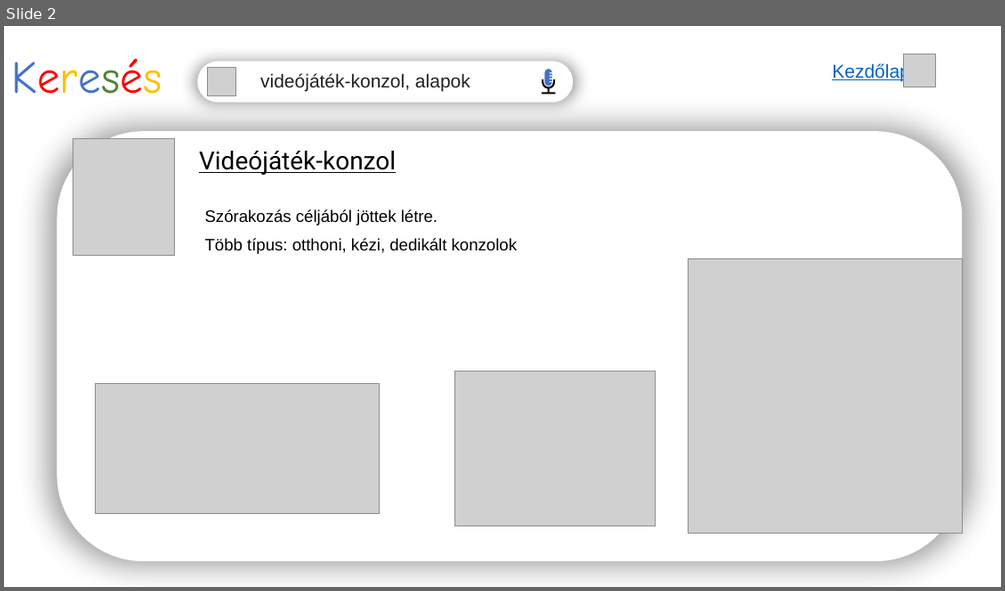
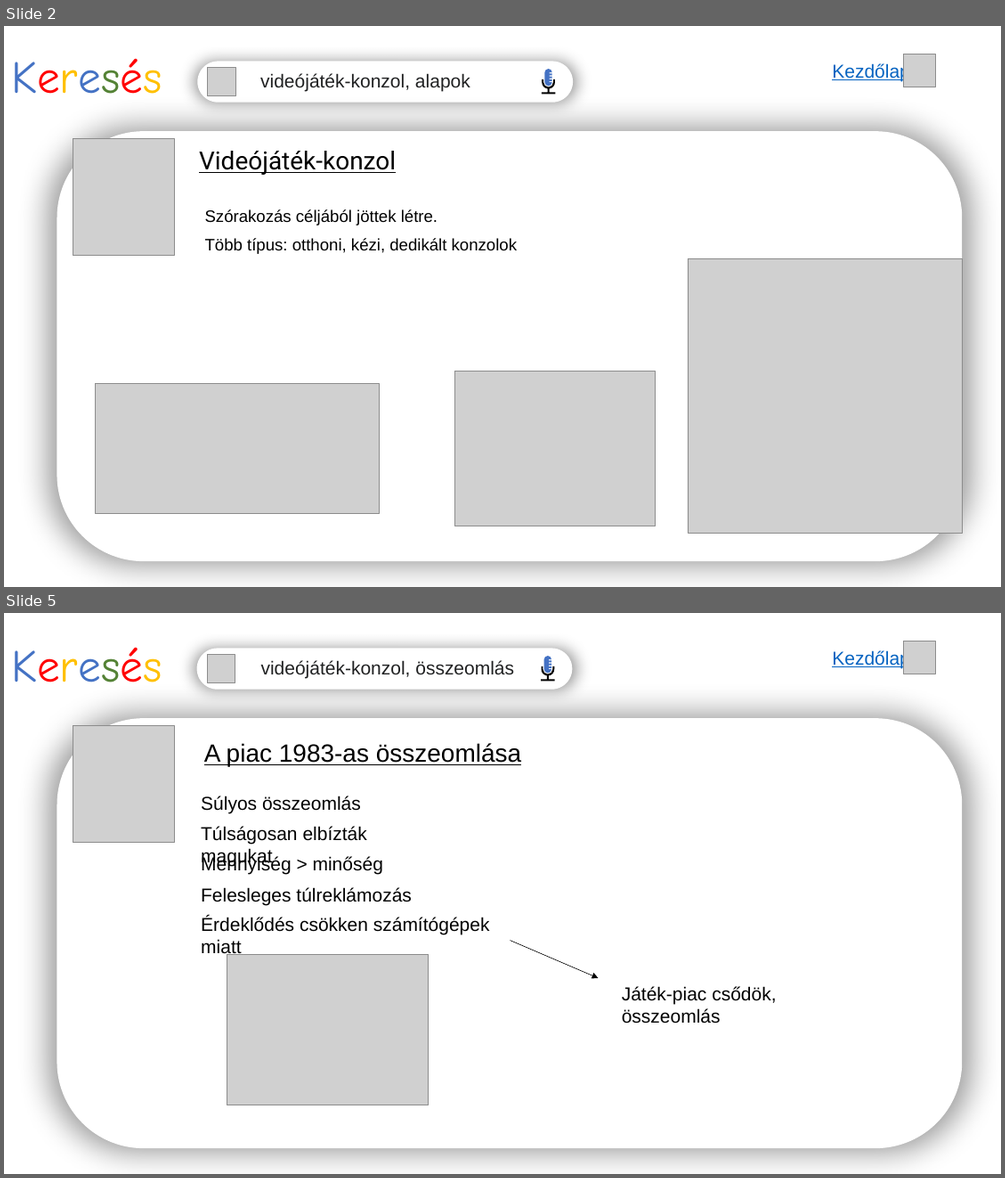
Before and after one commit to acsnorbika/ppt, a slide deck: ikt.pptx. Shown one above the other, each under a label of ours: slide 2 before the commit, slides 2 and 5 after it; the slides between them are not shown. The pictures are 1005x591 and 1005x1178 pixels, drawn with LibreOffice and Linux fonts; fonts in the diff are those of the drawing; grey boxes stand for pictures. Boxes give left, top, right and bottom in pixels: in the first picture for what was removed or moved away, otherwise in the second. Text is boxed around its words. In the diff, an @@ line names an element or a change of style, - is before the commit and + after.

Commit message:
videójáték-konzol kész diasor

```diff
--- a/ikt.pptx
+++ b/ikt.pptx
@@ slide 5 added at bbox=[4, 613, 1001, 1174], background #FFFFFF @@
@@ title added at bbox=[11, 647, 162, 682], 44 pt, text #4472C4 @@
+Keresés
@@ rounded rectangle added at bbox=[197, 648, 573, 690], fill #FFFFFF @@
@@ picture added at bbox=[207, 655, 235, 683] @@
@@ text added at bbox=[261, 660, 514, 679], 18 pt, text #202122 @@
+videójáték-konzol, összeomlás
@@ freeform shape added at bbox=[544, 656, 551, 673], fill #4472C4 @@
@@ text added at bbox=[832, 649, 910, 668], 18 pt, text #0563C1, underline @@
+Kezdőlap
@@ picture added at bbox=[904, 641, 936, 674] @@
@@ freeform shape added at bbox=[541, 666, 554, 681], fill #000000 @@
@@ rounded rectangle added at bbox=[57, 718, 962, 1149], fill #FFFFFF @@
@@ picture added at bbox=[73, 726, 175, 843] @@
@@ text added at bbox=[204, 743, 521, 766], 24 pt, text #000000, underline @@
+A piac 1983-as összeomlása
@@ text added at bbox=[201, 795, 361, 814], 18 pt, text #000000 @@
+Súlyos összeomlás
@@ text added at bbox=[201, 826, 367, 867], 18 pt, text #000000 @@
+Túlságosan elbízták magukat
@@ text added at bbox=[201, 856, 383, 875], 18 pt, text #000000 @@
+Mennyiség > minőség
@@ text added at bbox=[201, 887, 411, 906], 18 pt, text #000000 @@
+Felesleges túlreklámozás
@@ text added at bbox=[201, 916, 490, 957], 18 pt, text #000000 @@
+Érdeklődés csökken számítógépek miatt
@@ picture added at bbox=[226, 954, 429, 1105] @@
@@ arrow added from (510, 941) to (599, 978), #000000 0.5 pt @@
@@ text added at bbox=[622, 986, 776, 1023], 18 pt, text #000000 @@
+Játék-piac csődök, összeomlás
```
Also in this commit, not shown: 3 slides changed, 2 other slides added.
